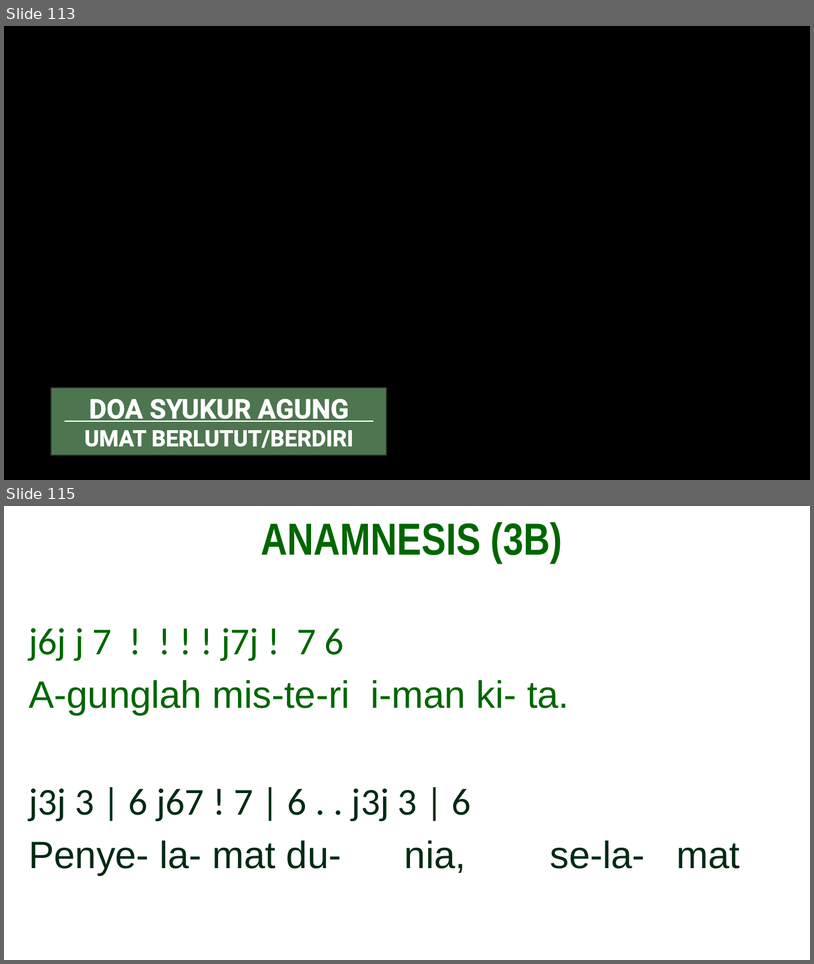
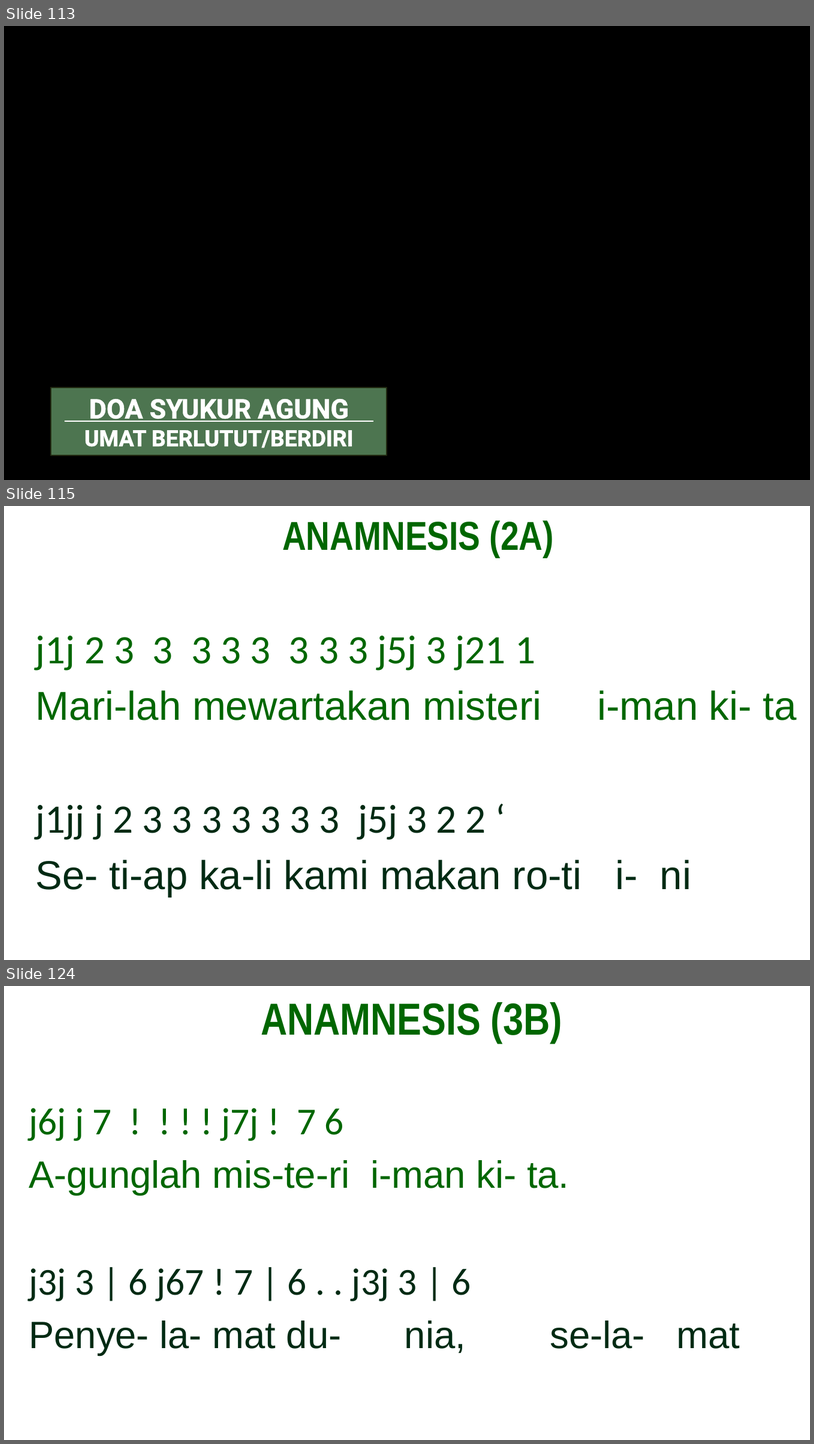
Before and after one commit to JasonEvan/Mikael-PPT-Maker, a slide deck: app/template/Template_PPT_OBS_Hijau.pptx. Shown one above the other, each under a label of ours: slides 113 and 115 before the commit, slides 113, 115 and 124 after it; the slides between them are not shown. The pictures are 814x964 and 814x1444 pixels, drawn with LibreOffice and Linux fonts; fonts in the diff are those of the drawing; background and template pictures are left out. Boxes give left, top, right and bottom in pixels: in the first picture for what was removed or moved away, otherwise in the second. Text is boxed around its words. In the diff, an @@ line names an element or a change of style, - is before the commit and + after.

Commit message:
feat: add anamnesis that dynamically chosen based on docx on OBS template

```diff
--- a/app/template/Template_PPT_OBS_Hijau.pptx
+++ b/app/template/Template_PPT_OBS_Hijau.pptx
@@ slide 115 added at (4,506,810,960), background picture (left out) @@
@@ text added at (36,520,797,897), 36 pt, text #006600 @@
+ANAMNESIS (2A)
+j1j 2 3 3 3 3 3 3 3 3 j5j 3 j21 1
+Mari-lah mewartakan misteri i-man ki- ta
+j1jj j 2 3 3 3 3 3 3 3 j5j 3 2 2 ‘
+Se- ti-ap ka-li kami makan ro-ti i- ni
@@ what was slide 115 is now slide 124 @@
```
Also in this commit, not shown: 8 other slides added, 5 other files.
